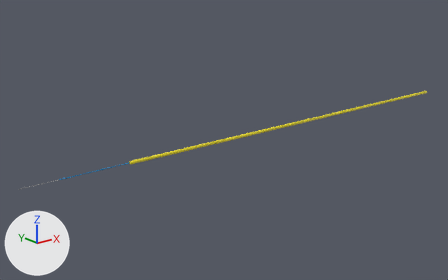
What one commit did to the glTF model src/static/fiber_optic_patch_cord.gltf.
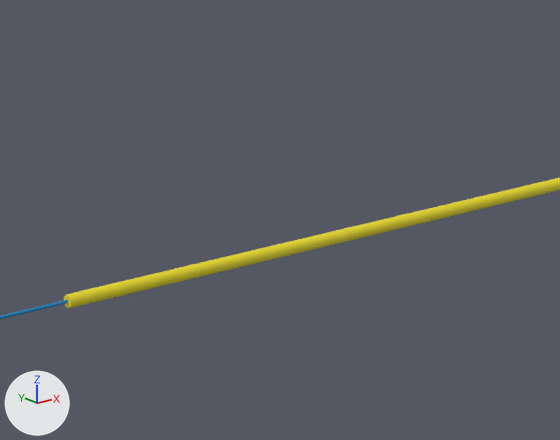
Old and new are each drawn whole from a camera (50 mm lens) standing at (-0.283, -0.282, 0.113) and looking at (-0.044, 0.017, -0.007) and again close up on the part from 25% to 57% of the width and 31% to 71% of the height. Every picture has the same lights, and +X, +Y and +Z are marked at lower left. Where no turn or scale is listed for an object, it has been applied to the vertices. Vertices at the same position are counted once.

Script lines for the objects in view, before the commit:
```python
me_cylinder = bpy.data.meshes.new('Cylinder')
me_cylinder.from_pydata(...)  # 60 vertices, 116 faces; spans x -0.186..0.15, y -0.001..0.001, z -0.001..0.001
# faces by material slot: [48, 40, 28]
me_cylinder.materials.append(mat_patchcordouterjacket)  # yellow #ebdb1f
me_cylinder.materials.append(mat_fiberbuffercoating)  # blue #0085c2
me_cylinder.materials.append(mat_fiber)  # grey #a3a3a3
ob_cylinder = bpy.data.objects.new('Cylinder', me_cylinder)
ob_cylinder.location = (0.0001, -0.0008, 0.0004)
```
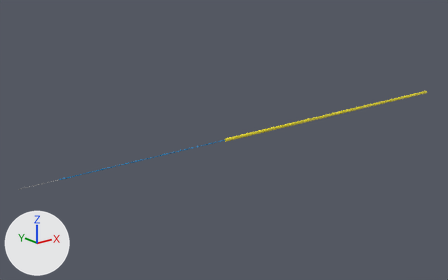
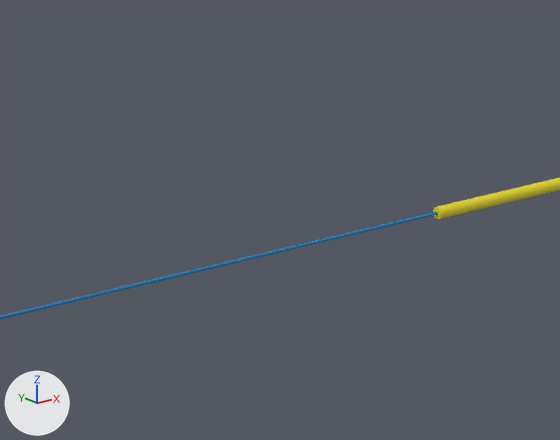
The newer file is also turned or shifted as a whole; pictures and numbers use the older file's frame.

What changed in the scene script:
```text
Change me_cylinder:
    where me_cylinder.from_pydata(...)  # 60 vertices, 116 faces; spans x -0.186..0.15, y -0.001..0.001, z -0.001..0.001
    used by ob_cylinder; location = (0.0001, -0.0008, 0.0004)
    me_cylinder part 1: all 20 vertices in x -0.124, y -0.001..0.001, z -0.001..0.001 are moved by (0.066, 0.0, 0.0)
```

Pixel boxes (x1, y1, x2, y2) of what changed, in the close-ups (560 x 440 px; the box of a moved part takes in the faces that stretch with it):
part 1 of me_cylinder, moved or reshaped: before (61, 206, 443, 308); after (61, 206, 443, 304)
